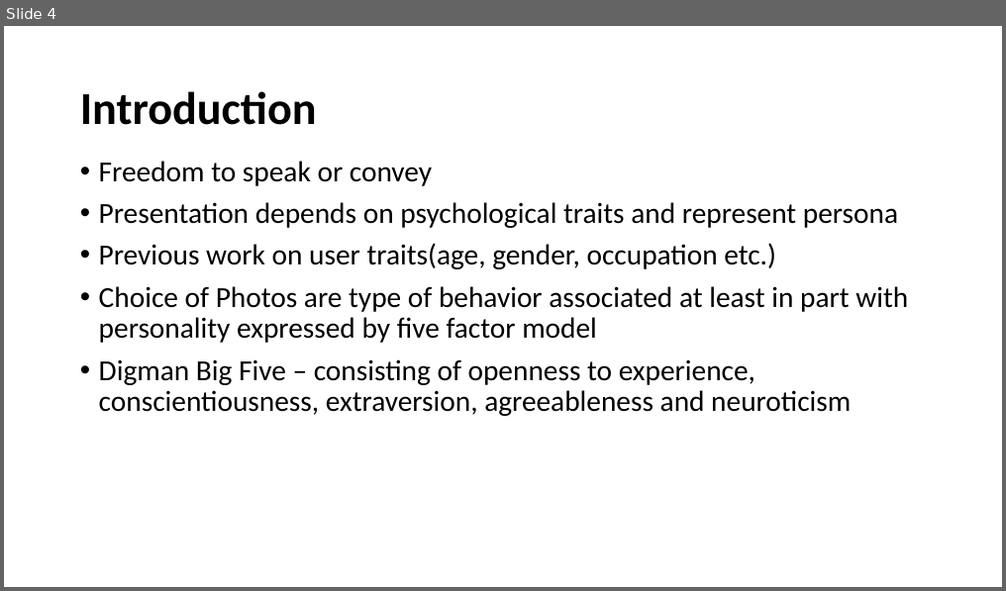
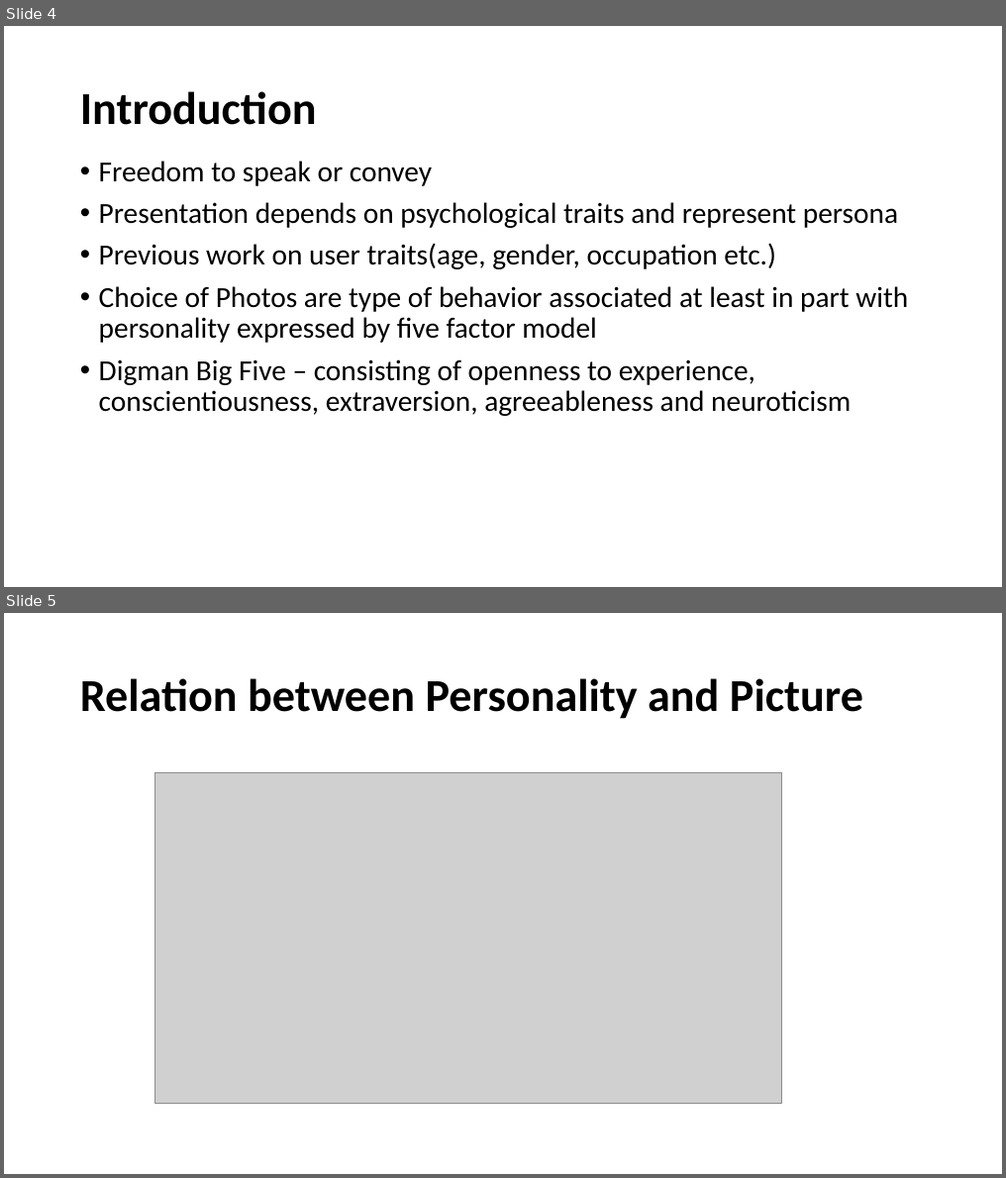
Before and after one commit to Sandhya-Bairi/USU-Assignments-and-Projects, a slide deck: CS 6675 - Advance Data Science/Practicum/Presentation.pptx. Shown one above the other, each under a label of ours: slide 4 before the commit, slides 4 and 5 after it. The pictures are 1006x591 and 1006x1178 pixels, drawn with LibreOffice and Linux fonts; fonts in the diff are those of the drawing; grey boxes stand for pictures. Boxes give left, top, right and bottom in pixels: in the first picture for what was removed or moved away, otherwise in the second. Text is boxed around its words. In the diff, an @@ line names an element or a change of style, - is before the commit and + after.

```diff
--- a/CS 6675 - Advance Data Science/Practicum/Presentation.pptx
+++ b/CS 6675 - Advance Data Science/Practicum/Presentation.pptx
@@ slide 5 added at bbox=[4, 613, 1002, 1174], background #FFFFFF @@
@@ title added at bbox=[80, 678, 863, 719], 44 pt, text #000000, bold @@
+Relation between Personality and Picture
@@ picture added at bbox=[155, 772, 782, 1103] @@
```
Also in this commit, not shown: 1 slide changed, 3 other slides added.
